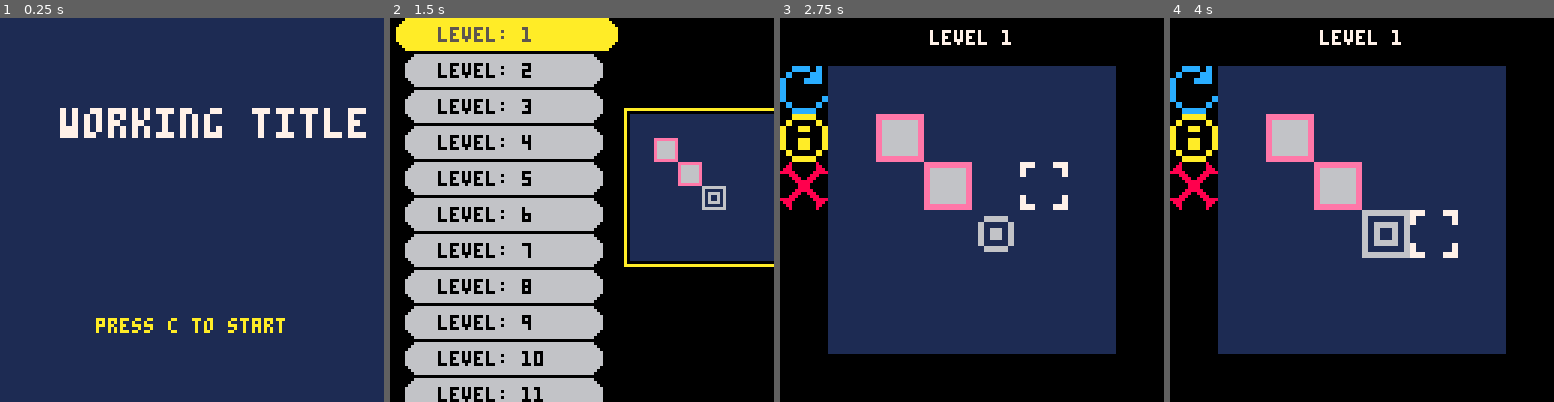
Above: before the commit, frames 1-4 (left to right).
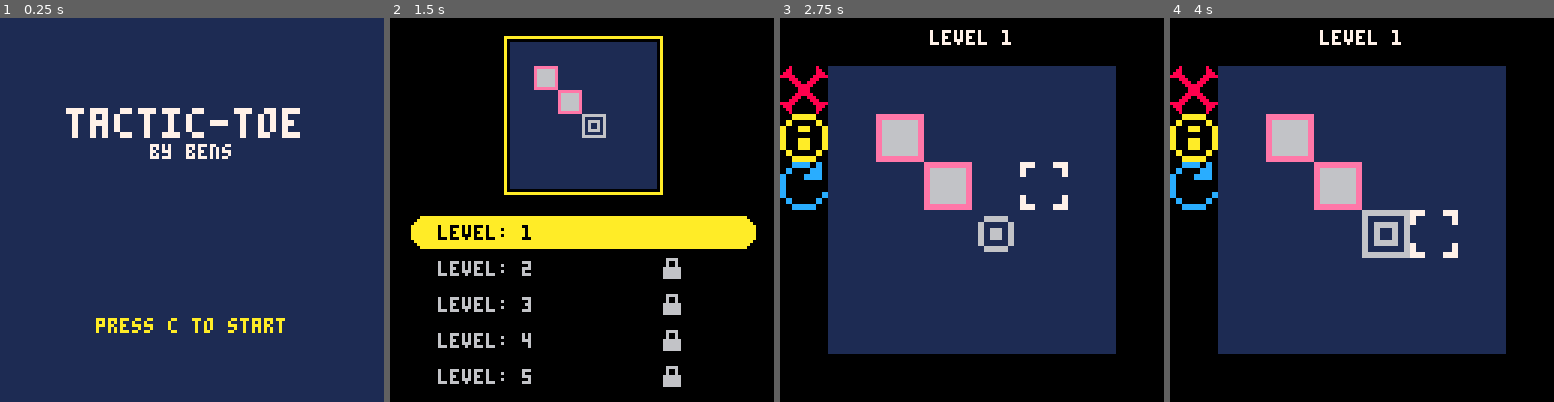
Above: after the commit, the same moments.

Repository: apineapple/tactic-toe
Game: PICO-8 cartridge puzzle.p8
Two runs of this game, one before a commit and one after it. Both use one fixed random seed, a clock stepped at 60 frames per second and the inputs below.
Inputs:
- Up to frame 1 (0.25 s): no input
- Up to frame 2 (1.5 s): tap X (X key) at 0.33, 1.07 s; tap O (Z key) at 0.7 s
- Up to frame 3 (2.75 s): hold Right 1.6-2.1 s; tap O (Z key) at 1.7, 2.1, 2.5 s; tap X (X key) at 1.85 s; hold Up 2.15-2.42 s; hold Right from 2.47 s (still down)
- Up to frame 4 (4 s): tap O (Z key) at 2.9, 3.3, 3.7 s; tap X (X key) at 2.97 s; release Right at 3.03 s; hold Left 3.08-3.58 s; hold Down 3.63-3.97 s

The runs differ from the first frame. In frame 1, 3.4% of the frame differs, in the area x 15-96%, y 23-37%; in frame 2, 63%, in the area x 1-100%, y 0-100%; in frame 3, 1.8%; in frame 4, 1.8%.

Commit message:
Add files via upload

Diff:
--- a/puzzle.p8
+++ b/puzzle.p8
@@ -86,7 +86,7 @@
 ls_boxselect=1
 ls_levelstart=1
 ls_shift=-12
-ls_unlocked=ml-1
+ls_unlocked=1
 
 function _init()
 	cls()
@@ -111,43 +111,47 @@
  if (mode=="title") then
  	cls(1)
  	color(7)
- 	txt="\^w\^tworking title here"
- 	print(txt,64-#txt*2,30)
+ 	txt="\^w\^ttactic-toe"
+ 	print(txt,50-#txt*2,30)
+ 	txt="by bens"
+ 	print(txt,64-#txt*2,42)
  	color(10)
  	txt="press c to start"
  	print(txt,64-#txt*2,100)
+
 	elseif (mode=="select") then
 
  --draw all level tabs
 	 for i=1,ml-1 do
-	 	circfill(10,5+12*i+ls_shift,5,6)
-			circfill(65,5+12*i+ls_shift,5,6)
-	 	rectfill(10,12*i+ls_shift,65,10+12*i+ls_shift,6)
-	 	print("level: "..i,16,3+12*i+ls_shift,0)
+	 	--circfill(15,71+12*i+ls_shift,5,6)
+			--circfill(113,71+12*i+ls_shift,5,6)
+	 	--rectfill(15,12*i+ls_shift+66,113,76+12*i+ls_shift,6)
+	 	print("level: "..i,16,69+12*i+ls_shift,6)
 	 end
 	 for i=ls_unlocked+1,ml-1 do
-	  spr(15,60,2+12*i+ls_shift)
+	  spr(15,90,68+12*i+ls_shift)
 	 end
 
 	 --draw selected level tab
-	 rectfill(7,12*ls_boxselect-12,70,12*ls_boxselect-2,10)
-	 circfill(7,5+12*ls_boxselect-12,5,10)
-		circfill(70,5+12*ls_boxselect-12,5,10)
-
-	 print("level: "..l,16,-9+12*ls_boxselect,5)
+	 rectfill(12,66+12*ls_boxselect-12,113,66+12*ls_boxselect-2,10)
+	 circfill(12,71+12*ls_boxselect-12,5,10)
+		circfill(116,71+12*ls_boxselect-12,5,10)
+
+	 print("level: "..l,16,57+12*ls_boxselect,0)
 
 
 	 --draw preview level
-	 rect(78,30,130,82,10)
-	 rectfill(80,32,128,80,1)
+  rectfill(0,0,128,64,0)
+	 rect(38,6,90,58,10)
+	 rectfill(40,8,88,56,1)
 	 for i=1,#g[l] do
-	  	spr(8,72+g[l][i][1]*8,24+g[l][i][2]*8)
+	  	spr(8,32+g[l][i][1]*8,g[l][i][2]*8)
 	 end
 	 for i=1,#b[l] do
 	  if #b[l][i]==2then
-	  	spr(7,72+b[l][i][1]*8,24+b[l][i][2]*8)
+	  	spr(7,32+b[l][i][1]*8,b[l][i][2]*8)
 	  elseif#b[l][i]==3and b[l][i][3]==1 then
-	  	spr(14,72+b[l][i][1]*8,24+b[l][i][2]*8)
+	  	spr(14,32+b[l][i][1]*8,b[l][i][2]*8)
 	  end
 	 end
 	elseif (mode=="tutorial") then
@@ -209,14 +213,14 @@
  	if btnp(2)and l>1 then
  	 l-=1
  	 ls_boxselect-=1
- 	 if ls_boxselect<3 and ls_shift<=-12and l>2then
+ 	 if ls_boxselect<3 and ls_shift<=-12 and l>1then
  			ls_shift+=12
  			ls_boxselect+=1
    end
  	elseif btnp(3)and l<ml-1 and l<ls_unlocked then
  	 l+=1
  	 ls_boxselect+=1
- 	 if ls_boxselect>7 and ml-l>2then
+ 	 if ls_boxselect>3 and ml-l>2then
  			ls_shift-=12
  			ls_boxselect-=1
  		end
@@ -536,7 +540,7 @@
 
 function buttons()
 	--restart button
-	if(x/16==0 and y/16==1)then
+	if(x/16==0 and y/16==3)then
 		for i=1,#b[l] do
 			b[l][i][1]=re[i][1]
 			b[l][i][2]=re[i][2]
@@ -553,7 +557,7 @@
 		sx=-1 sy=-1
 		return 1
 	--level select button
-	elseif(x/16==0 and y/16==3)then
+	elseif(x/16==0 and y/16==1)then
 		mode="select"
 		b[l]=re
 		ls_boxselect=min(7,l)
@@ -630,14 +634,14 @@
 		end
 end
 __gfx__
-0000000077777ddd111111116666666611111111eeeeeeee00000000eeeeeeee6666666600000000ddddddddddddddddeeeeeeeeeeeeeeeeeeeeeeee66aaaa66
-0000000077777ddd111111116666666611111111eeeeeeee00000000e666666e6111111600000000ddddddddddddddddeeeeeeeeeeeeeeeee000000e66a66a66
-0070070077dddddd111166666611111111111111ee66666600000000e666666e6166661600000000ddaaaaddddddddddeeaaaaaaee111111e000000e66a66a66
-0007700077dddddd111166666611111111111111ee66666600000000e666666e6161161600000000ddaaaaddddddddddeeaaaaaaee111111e000000e6aaaaaa6
-0007700077dddddd116611116611666611111111ee66666600000000e666666e6161161600000000ddaaddddddddddddeeaaaaaaee111111e000000e6aaaaaa6
-00700700dddddddd116611116611666611111111ee66666600000000e666666e6166661600000000ddaaddddddddddddeeaaaaaaee111111e000000e6aaaaaa6
-00000000dddddddd116611666611661111111111ee66666600000000e666666e6111111600000000ddddddddddddddaaeeaaaaaaee111111e000000e6aaaaaa6
-00000000dddddddd116611666611661111111111ee66666600000000eeeeeeee6666666600000000ddddddddddddddaaeeaaaaaaee111111eeeeeeee66666666
+0000000077777ddd111111116666666611111111eeeeeeee00000000eeeeeeee6666666600000000ddddddddddddddddeeeeeeeeeeeeeeeeeeeeeeee00666600
+0000000077777ddd111111116666666611111111eeeeeeee00000000e666666e6111111600000000ddddddddddddddddeeeeeeeeeeeeeeeee000000e00600600
+0070070077dddddd111166666611111111111111ee66666600000000e666666e6166661600000000ddaaaaddddddddddeeaaaaaaee111111e000000e00600600
+0007700077dddddd111166666611111111111111ee66666600000000e666666e6161161600000000ddaaaaddddddddddeeaaaaaaee111111e000000e06666660
+0007700077dddddd116611116611666611111111ee66666600000000e666666e6161161600000000ddaaddddddddddddeeaaaaaaee111111e000000e06666660
+00700700dddddddd116611116611666611111111ee66666600000000e666666e6166661600000000ddaaddddddddddddeeaaaaaaee111111e000000e06666660
+00000000dddddddd116611666611661111111111ee66666600000000e666666e6111111600000000ddddddddddddddaaeeaaaaaaee111111e000000e06666660
+00000000dddddddd116611666611661111111111ee66666600000000eeeeeeee6666666600000000ddddddddddddddaaeeaaaaaaee111111eeeeeeee00000000
 00000000000000000000000000000000000000000000000000000000000000000000000000000000000000000000000000000000000000000000000000000000
 00000000000000000000000000000000000000000000000000000000000000000000000000000000000000000000000000000000000000000000000000000000
 00000000000000000000000000000000000000000000000000000000000000000000000000000000000000000000000000000000000000000000000000000000
@@ -795,12 +799,12 @@
 __map__
 1215151515151526262626262626262600000000000000000000000000000000000000000000000000000000000000000000000000000000000000000000000000000000000000000000000000000000000000000000000000000000000000000000000000000000000000000000000000000000000000000000000000000000
 0606060606060606060606060606262600000000000000000000000000000000000000000000000000000000000000000000000000000000000000000000000000000000000000000000000000000000000000000000000000000000000000000000000000000000000000000000000000000000000000000000000000000000
+2425040404040404040404040404262600000000000000000000000000000000000000000000000000000000000000000000000000000000000000000000000000000000000000000000000000000000000000000000000000000000000000000000000000000000000000000000000000000000000000000000000000000000
+3435040404040404040404040404262600000000000000000000000000000000000000000000000000000000000000000000000000000000000000000000000000000000000000000000000000000000000000000000000000000000000000000000000000000000000000000000000000000000000000000000000000000000
+2021040404040404040404040404262600000000000000000000000000000000000000000000000000000000000000000000000000000000000000000000000000000000000000000000000000000000000000000000000000000000000000000000000000000000000000000000000000000000000000000000000000000000
+3031040404040404040404040404262600000000000000000000000000000000000000000000000000000000000000000000000000000000000000000000000000000000000000000000000000000000000000000000000000000000000000000000000000000000000000000000000000000000000000000000000000000000
 2223040404040404040404040404262600000000000000000000000000000000000000000000000000000000000000000000000000000000000000000000000000000000000000000000000000000000000000000000000000000000000000000000000000000000000000000000000000000000000000000000000000000000
 3233040404040404040404040404262600000000000000000000000000000000000000000000000000000000000000000000000000000000000000000000000000000000000000000000000000000000000000000000000000000000000000000000000000000000000000000000000000000000000000000000000000000000
-2021040404040404040404040404262600000000000000000000000000000000000000000000000000000000000000000000000000000000000000000000000000000000000000000000000000000000000000000000000000000000000000000000000000000000000000000000000000000000000000000000000000000000
-3031040404040404040404040404262600000000000000000000000000000000000000000000000000000000000000000000000000000000000000000000000000000000000000000000000000000000000000000000000000000000000000000000000000000000000000000000000000000000000000000000000000000000
-2425040404040404040404040404262600000000000000000000000000000000000000000000000000000000000000000000000000000000000000000000000000000000000000000000000000000000000000000000000000000000000000000000000000000000000000000000000000000000000000000000000000000000
-3435040404040404040404040404262600000000000000000000000000000000000000000000000000000000000000000000000000000000000000000000000000000000000000000000000000000000000000000000000000000000000000000000000000000000000000000000000000000000000000000000000000000000
 0606040404040404040404040404262600000000000000000000000000000000000000000000000000000000000000000000000000000000000000000000000000000000000000000000000000000000000000000000000000000000000000000000000000000000000000000000000000000000000000000000000000000000
 0006040404040404040404040404000000000000000000000000000000000000000000000000000000000000000000000000000000000000000000000000000000000000000000000000000000000000000000000000000000000000000000000000000000000000000000000000000000000000000000000000000000000000
 0006040404040404040404040404000000000000000000000000000000000000000000000000000000000000000000000000000000000000000000000000000000000000000000000000000000000000000000000000000000000000000000000000000000000000000000000000000000000000000000000000000000000000
